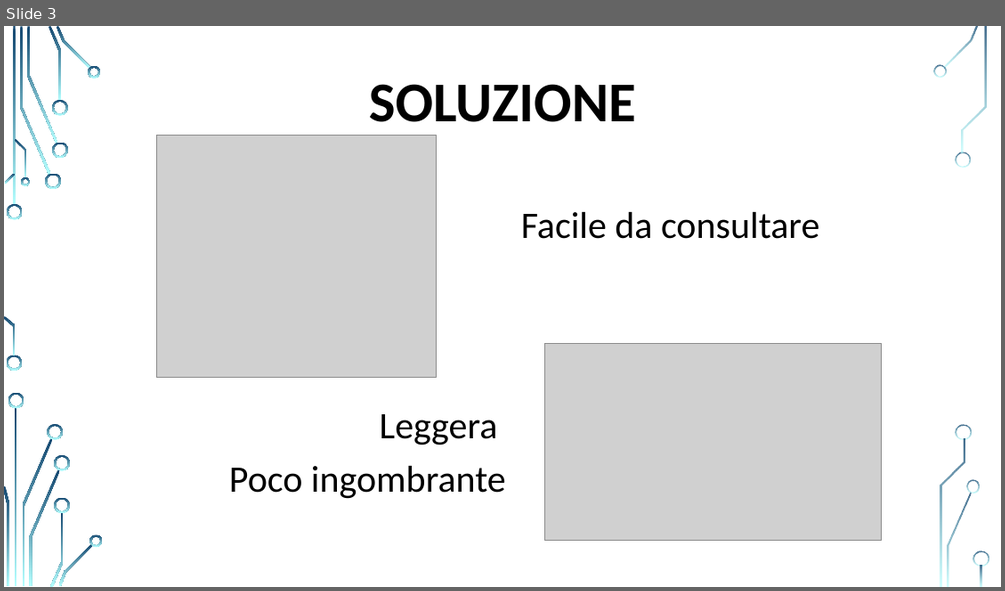
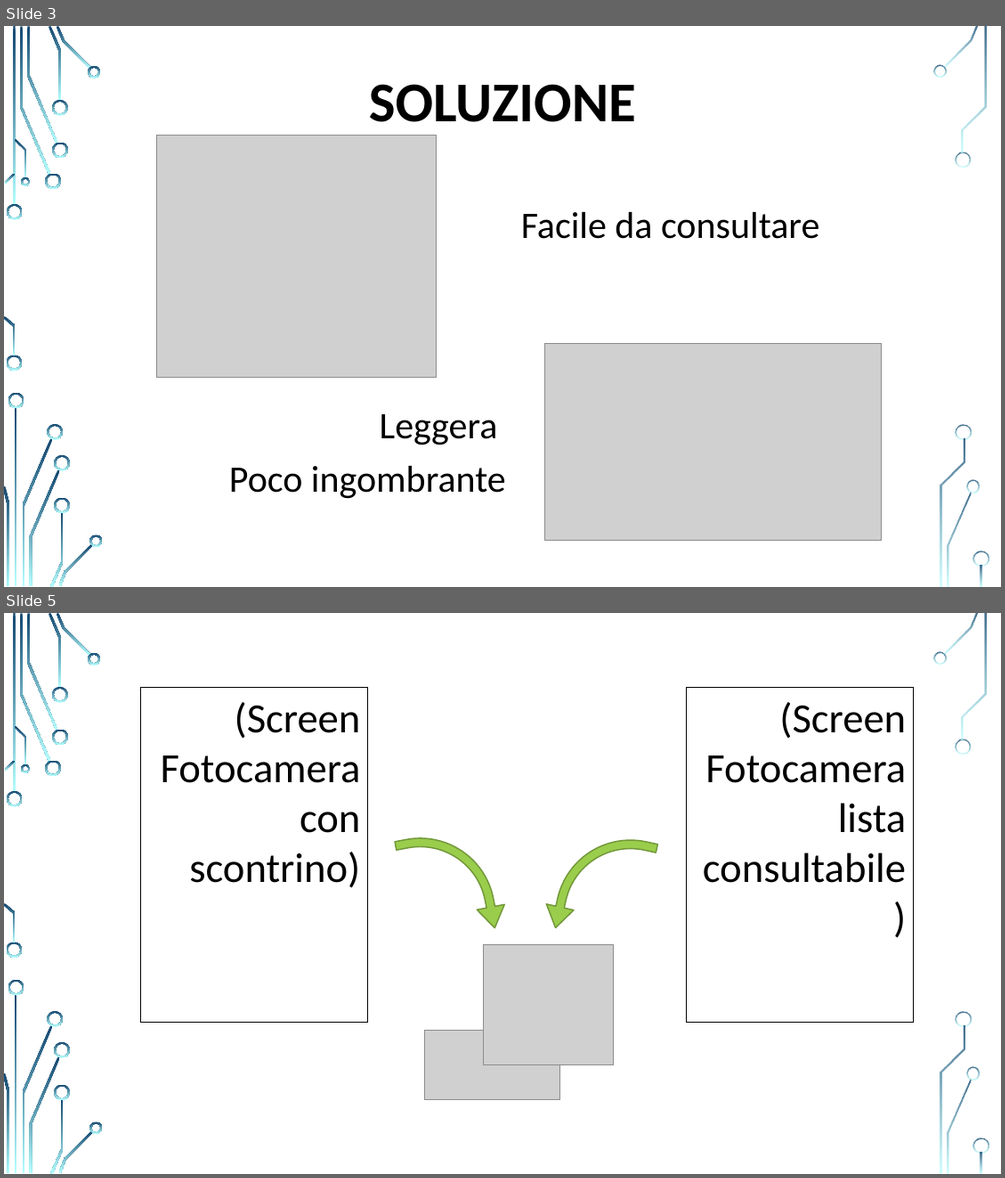
Before and after one commit to StepEla/ingegneria-software, a slide deck: PresentazioneApp.pptx. Shown one above the other, each under a label of ours: slide 3 before the commit, slides 3 and 5 after it; the slides between them are not shown. The pictures are 1005x591 and 1005x1178 pixels, drawn with LibreOffice and Linux fonts; fonts in the diff are those of the drawing; grey boxes stand for pictures; background and template pictures are left out. Boxes give left, top, right and bottom in pixels: in the first picture for what was removed or moved away, otherwise in the second. Text is boxed around its words. In the diff, an @@ line names an element or a change of style, - is before the commit and + after.

Commit message:
Modifica presentazione
Quasi terminate le slide di presentazione.
Mancano solamente le aggiunte degli screen dell'app e eventuali modifiche testuali.

```diff
--- a/PresentazioneApp.pptx
+++ b/PresentazioneApp.pptx
@@ slide 5 added at [4, 613, 1001, 1174], background picture (left out); not listed: 36 template elements that a slide beside it also shows @@
@@ rectangle added at [141, 688, 368, 1022], outline #000000 0.75 pt, 40 pt, text #000000 @@
+(Screen Fotocamera con scontrino)
@@ rectangle added at [686, 688, 914, 1022], outline #000000 0.75 pt, 40 pt, text #000000 @@
+(Screen Fotocamera lista consultabile)
@@ bent arrow added at [395, 824, 508, 943], fill #9ACD4C, outline #729838 1.25 pt @@
@@ bent arrow added at [542, 824, 658, 945], fill #9ACD4C, outline #729838 1.25 pt @@
@@ picture added at [484, 945, 614, 1065] @@
@@ picture added at [425, 1030, 560, 1100] @@
```
Also in this commit, not shown: 2 other slides added, 3 slides removed.
